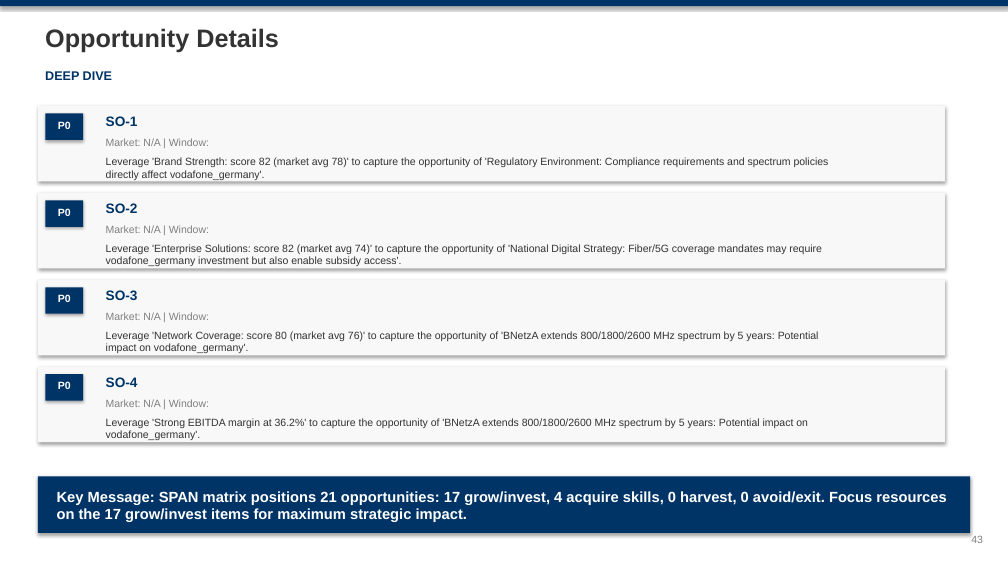
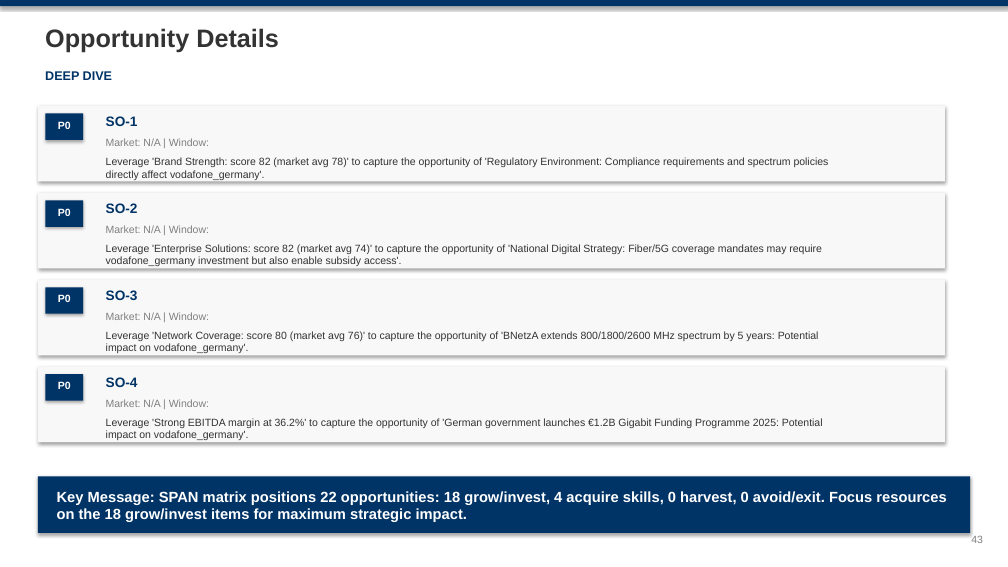
Before and after one commit to mypinseeker/BLM-Financial-Report-Analysis, a slide deck: slide 43 of reports/germany/vodafone_germany/CQ4_2025/blm_vodafone_germany_analysis_cq4_2025.pptx. Drawn at 1008x567 pixels with LibreOffice and Linux fonts; fonts in the diff are those of the drawing. Boxes give left, top, right and bottom in pixels: in the first picture for what was removed or moved away, otherwise in the second. Text is boxed around its words. In the diff, an @@ line names an element or a change of style, - is before the commit and + after.

```diff
--- a/reports/germany/vodafone_germany/CQ4_2025/blm_vodafone_germany_analysis_cq4_2025.pptx
+++ b/reports/germany/vodafone_germany/CQ4_2025/blm_vodafone_germany_analysis_cq4_2025.pptx
@@ text at (106, 418, 823, 440): text changed @@
-Leverage 'Strong EBITDA margin at 36.2%' to capture the opportunity of 'BNetzA extends 800/1800/2600 MHz spectrum by 5 years: Potential impact on vodafone_germany'.
+Leverage 'Strong EBITDA margin at 36.2%' to capture the opportunity of 'German government launches €1.2B Gigabit Funding Programme 2025: Potential impact on vodafone_germany'.
@@ text at (57, 491, 946, 522): text changed @@
-Key Message: SPAN matrix positions 21 opportunities: 17 grow/invest, 4 acquire skills, 0 harvest, 0 avoid/exit. Focus resources on the 17 grow/invest items for maximum strategic impact.
+Key Message: SPAN matrix positions 22 opportunities: 18 grow/invest, 4 acquire skills, 0 harvest, 0 avoid/exit. Focus resources on the 18 grow/invest items for maximum strategic impact.
```
Also in this commit, not shown: 12 other slides changed, 15 other files.
